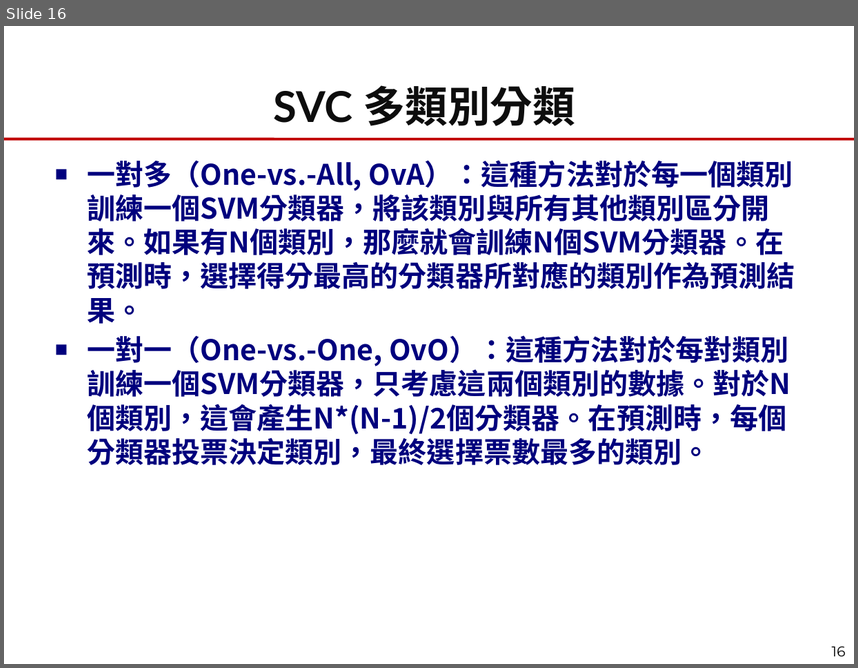
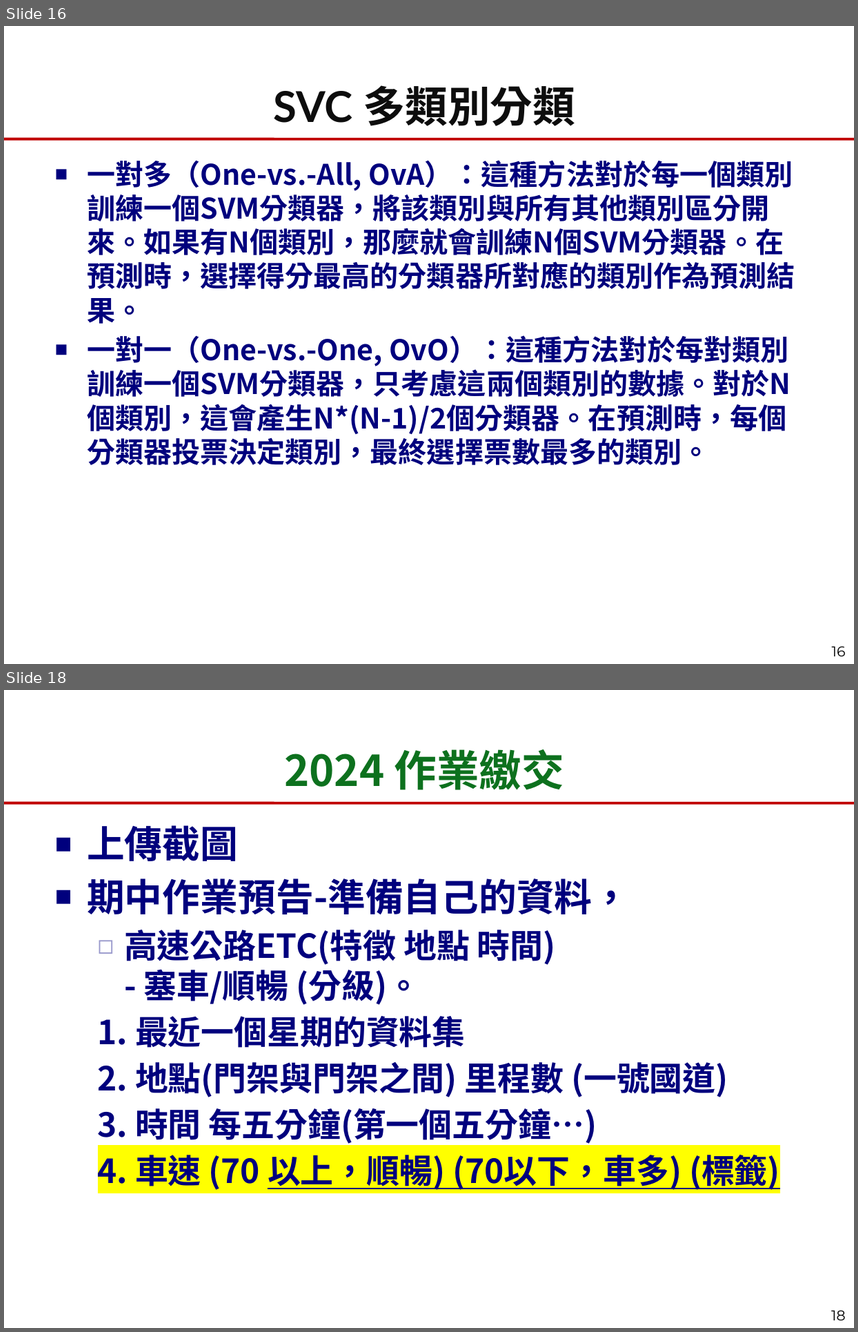
Before and after one commit to chengtaoyang/cycu_ai2024_ctyang, a slide deck: 20240423/day9_2024_AIML_About_AIML.pptx. Shown one above the other, each under a label of ours: slide 16 before the commit, slides 16 and 18 after it; the slides between them are not shown. The pictures are 858x668 and 858x1332 pixels, drawn with LibreOffice and Linux fonts; fonts in the diff are those of the drawing; background and template pictures are left out. Boxes give left, top, right and bottom in pixels: in the first picture for what was removed or moved away, otherwise in the second. Text is boxed around its words. In the diff, an @@ line names an element or a change of style, - is before the commit and + after.

```diff
--- a/20240423/day9_2024_AIML_About_AIML.pptx
+++ b/20240423/day9_2024_AIML_About_AIML.pptx
@@ slide 18 added at box(4, 690, 854, 1328), background picture (left out); not listed: 1 template element that a slide beside it also shows @@
@@ title added at box(284, 749, 564, 790), 36 pt, text #0D711E, bold @@
+2024 作業繳交
@@ text added at box(87, 825, 780, 1190), 28 pt, text #00007D, bold @@
+■ 上傳截圖
+■ 期中作業預告-準備自己的資料，
+  ◻ 高速公路ETC(特徵 地點 時間)
+    - 塞車/順暢 (分級)。
+  1. 最近一個星期的資料集
+  2. 地點(門架與門架之間) 里程數 (一號國道)
+  3. 時間 每五分鐘(第一個五分鐘…)
+  4. 車速 (70 以上，順暢) (70以下，車多) (標籤)
@@ page number added at box(831, 1310, 845, 1320), 12 pt, text #000000 @@
+18
```
Also in this commit, not shown: 1 slide changed.
